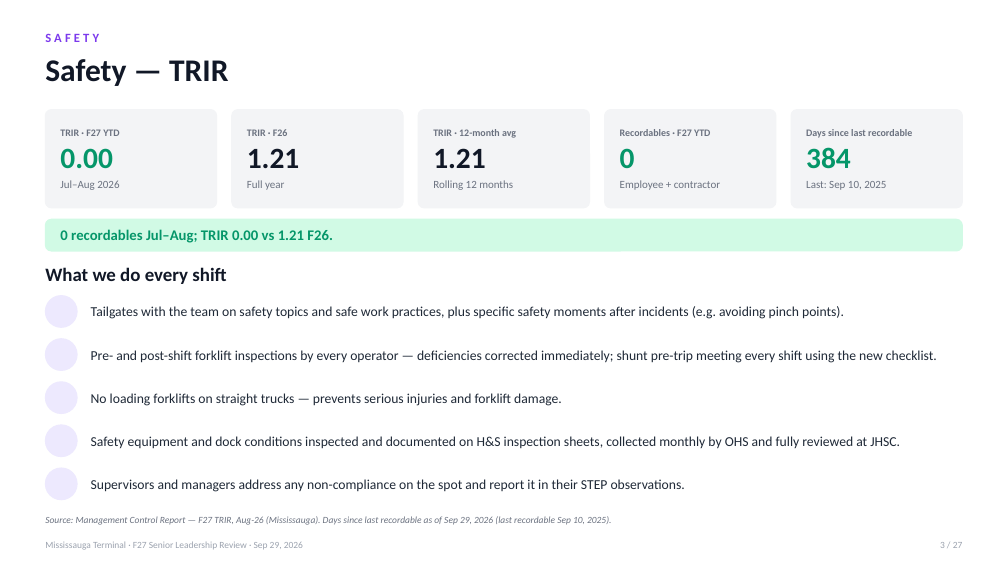
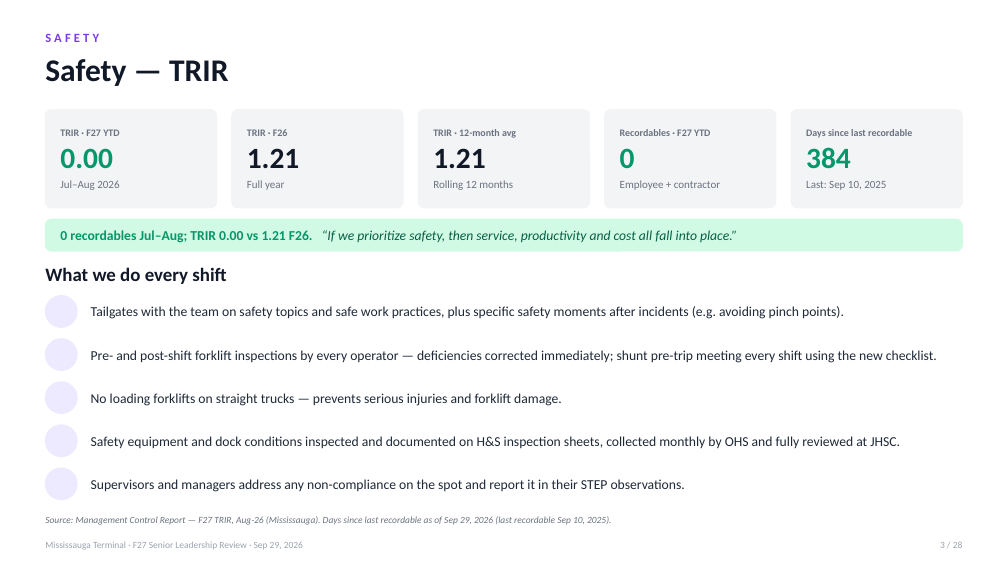
Before and after one commit to FuoriclasseX/mississauga-terminal-f26-cost-transformation-dashboard, a slide deck: slide 3 of presentation/Mississauga_F27_Leadership_Review_Sep29.pptx. Drawn at 1008x567 pixels with LibreOffice and Linux fonts; fonts in the diff are those of the drawing; background and template pictures are left out. Boxes give left, top, right and bottom in pixels: in the first picture for what was removed or moved away, otherwise in the second. Text is boxed around its words. In the diff, an @@ line names an element or a change of style, - is before the commit and + after.

```diff
--- a/presentation/Mississauga_F27_Leadership_Review_Sep29.pptx
+++ b/presentation/Mississauga_F27_Leadership_Review_Sep29.pptx
@@ text at [60,230,737,243]: text changed; size 14 to 13 pt; text colour #059669 to #065F46; bold off; italic on @@
-0 recordables Jul–Aug; TRIR 0.00 vs 1.21 F26.
+0 recordables Jul–Aug; TRIR 0.00 vs 1.21 F26. “If we prioritize safety, then service, productivity and cost all fall into place.”
```
Also in this commit, not shown: 25 other slides changed, 1 slide added, 2 other files.
